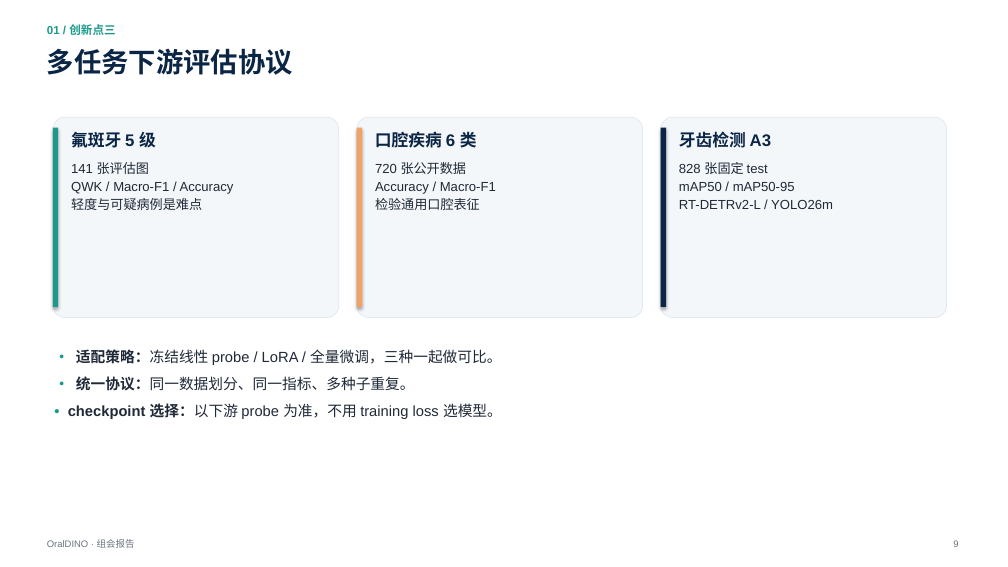
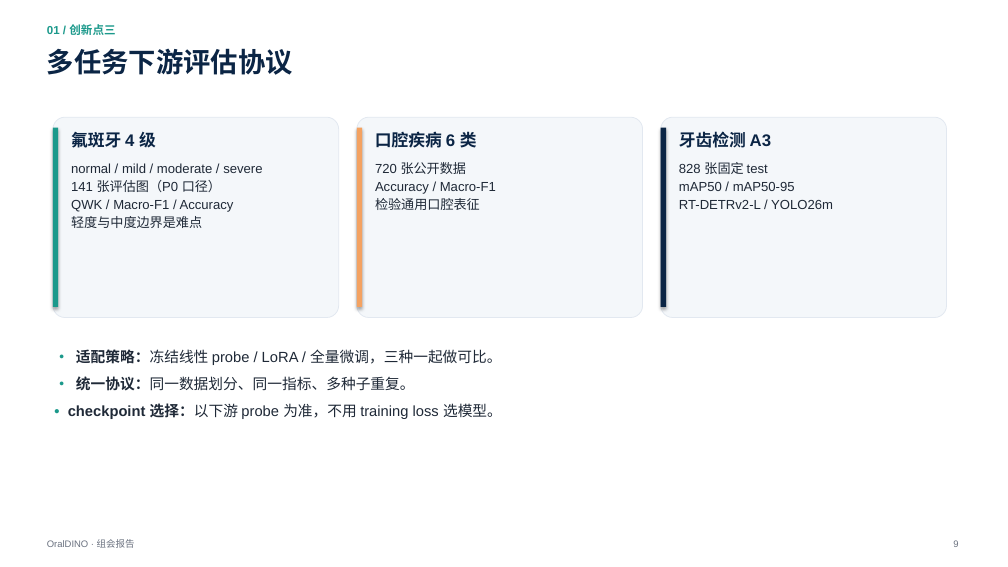
Before and after one commit to XiaoHG/MRG-05-Tooth-Seg, a slide deck: slide 9 of group-meeting/20261111/OralDINO_group_meeting_20261111.pptx. Drawn at 1008x567 pixels with LibreOffice and Linux fonts; fonts in the diff are those of the drawing. Boxes give left, top, right and bottom in pixels: in the first picture for what was removed or moved away, otherwise in the second. Text is boxed around its words. In the diff, an @@ line names an element or a change of style, - is before the commit and + after.

```diff
--- a/group-meeting/20261111/OralDINO_group_meeting_20261111.pptx
+++ b/group-meeting/20261111/OralDINO_group_meeting_20261111.pptx
@@ text at [71,132,156,148]: text changed @@
-氟斑牙 5 级
+氟斑牙 4 级
@@ text at [71,163,262,192]: text changed @@
-141 张评估图
+normal / mild / moderate / severe
+141 张评估图（P0 口径）
@@ text at [71,216,202,228]: text changed @@
-轻度与可疑病例是难点
+轻度与中度边界是难点
```
Also in this commit, not shown: 5 other slides changed, 5 other files.
